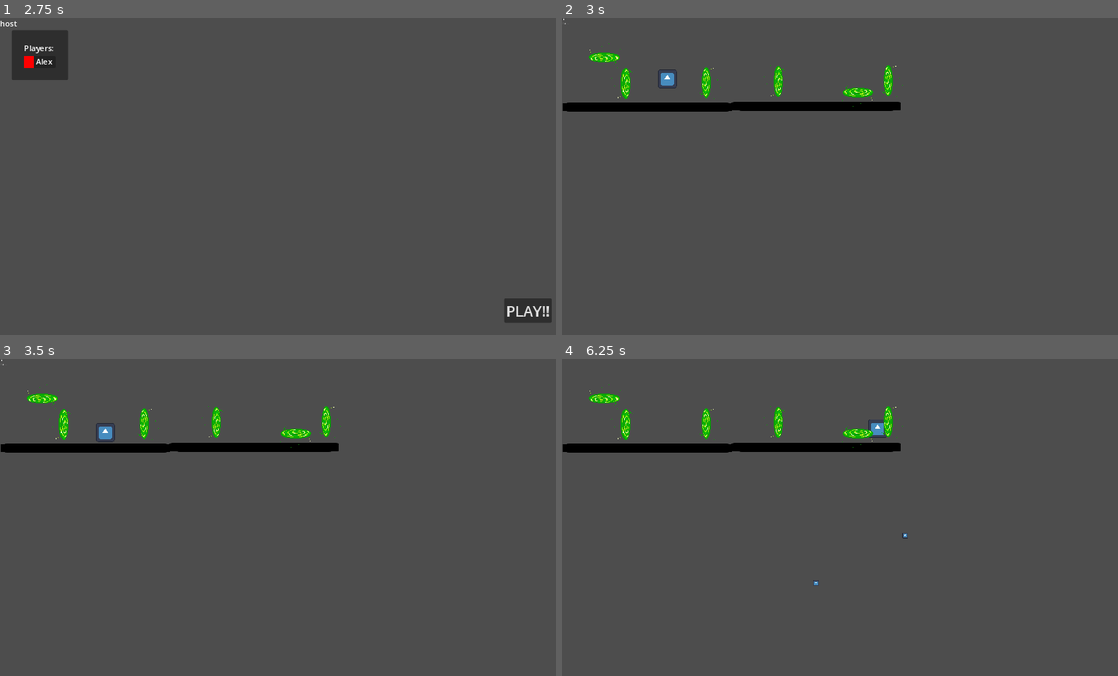
Above: before the commit, frames 1-4 (two rows, left to right).
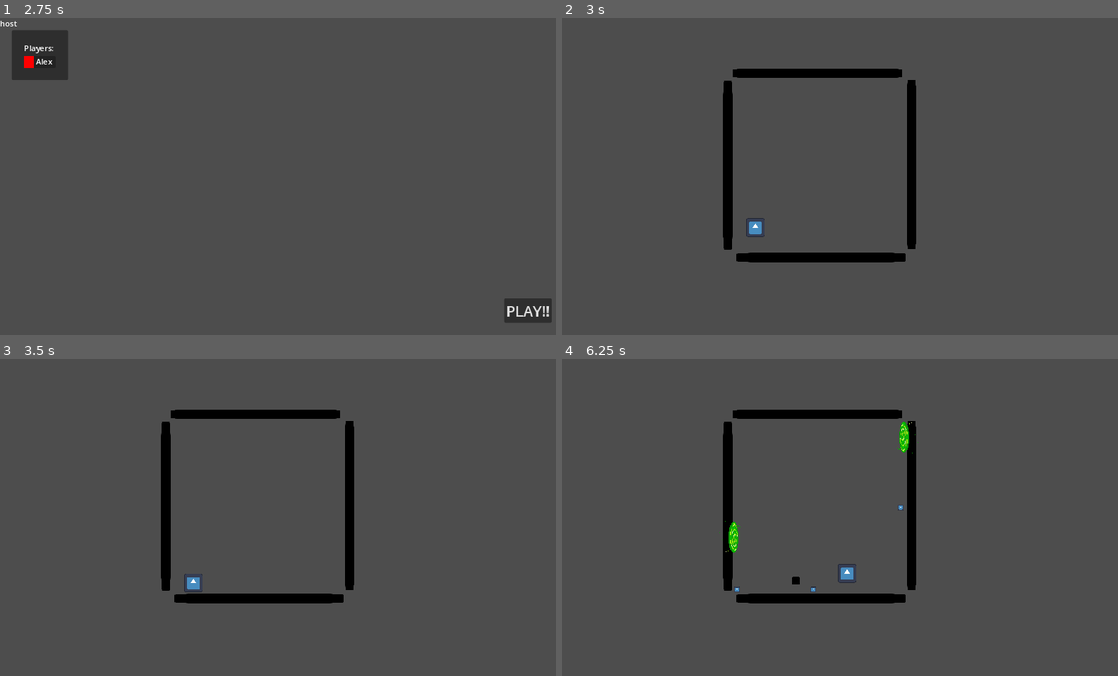
Above: after the commit, the same moments.

Repository: letoro99/CC5409-Taller-Multi
Game: Godot game, scene res://scenes/mainScreen.tscn
The game is run twice, just before and just after one commit, with the same random seed, the same clock (stepped at 60 frames per second) and the same inputs. The engine's default icon, where the game draws it, is replaced by a stand-in: a white triangle on a blue panel in a dark square.
Inputs (mouse positions are in pixels of both pictures, inside the frame that each line leads up to):
- Up to frame 1 (2.75 s): click "PLAY" at 0.5 s; click (283, 157) at 1.27 s; type "Alex" at 1.35 s; click "HOST" at 2 s
- Up to frame 2 (3 s): click "PLAY!!" at 2.75 s
- Up to frame 3 (3.5 s): no input
- Up to frame 4 (6.25 s): move the mouse to (967, 501) at 3.52 s; hold D (move_right) 3.53-5.03 s; click (967, 501) at 3.6 s; tap W (jump) at 3.77, 4.52, 6.02 s; right-click (967, 501) at 3.8 s; move the mouse to (728, 533) at 4.27 s; right-click (728, 533) at 4.35 s; click (728, 533) at 4.55 s; move the mouse to (901, 447) at 5.02 s; hold A (move_left) 5.03-5.78 s; click (901, 447) at 5.1 s; right-click (901, 447) at 5.3 s; move the mouse to (817, 580) at 5.77 s; hold D (move_right) from 5.78 s (still down); right-click (817, 580) at 5.85 s; click (817, 580) at 6.05 s

Frame 1 is identical in both runs. In frame 2, 6.2% of the frame differs, in the area x 0-64%, y 0-78%; in frame 3, 6.2%; in frame 4, 6.5%, in the area x 0-65%, y 8-78%.
Error before the commit: Cannot call method 'get_unique_id' on a null value. (res://scenes/menus/lobbyScreen.gd:111)
Error after the commit: Cannot call method 'get_unique_id' on a null value. (res://scenes/menus/lobbyScreen.gd:110)

Commit message:
add functions to multiplayer communication and edit main scene

Diff:
--- a/project.godot
+++ b/project.godot
@@ -46,6 +46,11 @@
 "events": [Object(InputEventMouseButton,"resource_local_to_scene":false,"resource_name":"","device":-1,"window_id":0,"a …(241 unchanged characters)…
 ]
 }
+alt_shoot={
+"deadzone": 0.5,
+"events": [Object(InputEventMouseButton,"resource_local_to_scene":false,"resource_name":"","device":-1,"window_id":0,"alt_pressed":false,"shift_pressed":false,"ctrl_pressed":false,"meta_pressed":false,"button_mask":2,"position":Vector2(94, 16),"global_position":Vector2(98, 59),"factor":1.0,"button_index":2,"pressed":true,"double_click":false,"script":null)
+]
+}
 
 [rendering]
 
--- a/scenes/game/characters/character.gd
+++ b/scenes/game/characters/character.gd
@@ -7,18 +7,53 @@
 const ACCELERATION = 35
 const DECELERATION = 2
 var gravity = ProjectSettings.get_setting("physics/2d/default_gravity")
+@onready var portalsList = $Portals
 
 # RigidBody2D node for testing REMOVE IN THE FUTURE
-@onready var bola = preload("res://scenes/game/portals/bola.tscn")
+@export var bola : PackedScene
+
+@export var pbullet_scene : PackedScene
+@onready var pbullet : PBullet
 
 # Character Variable
 var directionMove : Vector2
 var angleVelocity : float = 0.0
 var initialPosition : Vector2
+var nextPortal : int = 0
 
 func _ready():
 	Debug.print(name)
 	set_multiplayer_authority(name.to_int())
+
+
+# ONLY FOR TEST RIGIDBODIES
+# DELETE WHEN PROPRS ARE CREATED
+func test_bola():
+	var element = bola.instantiate()
+	element.global_position = get_global_mouse_position()
+	get_tree().root.get_node("main").add_child(element)
+
+func test_bullet():
+	if pbullet == null:
+		pbullet = get_tree().root.get_node("main").get_node("Pbullets/pb_" + str(multiplayer.get_unique_id()))
+
+	# Modify player's pbullet
+	pbullet.global_position = global_position
+	pbullet.direction = (get_global_mouse_position() - global_position).normalized()
+	pbullet.portal = portalsList.get_child(nextPortal)
+	pbullet.speed = 25
+
+	# Send info of player's bullet
+	pbullet.rpc("send_info", {
+		"position" : pbullet.position,
+		"direction" : pbullet.direction,
+		"speed" : pbullet.speed,
+		"portal" : nextPortal,
+		"player" : name
+	})
+
+	# Change to next portal
+	nextPortal = 1 - nextPortal
 
 func _handle_movement_input() -> void:
 	directionMove = Vector2.ZERO
@@ -32,13 +67,13 @@
 		directionMove += Vector2.UP
 
 	if Input.is_action_just_pressed("shoot"):
-		var element = bola.instantiate()
-		element.global_position = get_global_mouse_position()
-		get_tree().root.get_node("main").add_child(element)
+		test_bullet()
+
+	if Input.is_action_just_pressed("alt_shoot"):
+		test_bola()
 
 func _handle_inputs() -> void:
-	if is_multiplayer_authority():
-		_handle_movement_input()
+	_handle_movement_input()
 
 func transportate(in_portal: Portal, out_portal: Portal):
 	global_position = out_portal.global_position
@@ -48,7 +83,6 @@
 
 func _physics_process(delta):
 	if is_multiplayer_authority():
-		print(self.global_position)
 		_handle_inputs()
 
 		# Add the gravity.
@@ -75,7 +109,7 @@
 
 		move_and_slide()
 
-		rpc("send_position",  self.global_position)
+		rpc("send_position",  global_position)
 
 @rpc("unreliable_ordered")
 func send_position(vector: Vector2) -> void:
--- a/scenes/game/characters/character.tscn
+++ b/scenes/game/characters/character.tscn
@@ -1,7 +1,10 @@
-[gd_scene load_steps=4 format=3 uid="uid://cgmsb2w2b8xoq"]
+[gd_scene load_steps=7 format=3 uid="uid://cgmsb2w2b8xoq"]
 
 [ext_resource type="Script" path="res://scenes/game/characters/character.gd" id="1_d68wb"]
 [ext_resource type="Texture2D" uid="uid://28o033rodqwi" path="res://icon.svg" id="2_dt56q"]
+[ext_resource type="PackedScene" uid="uid://c05fn1pe3drb6" path="res://scenes/game/portals/bola.tscn" id="2_uyhxu"]
+[ext_resource type="PackedScene" uid="uid://b3oi57wa1ynk4" path="res://scenes/game/portals/portal_bullet.tscn" id="2_xj5l1"]
+[ext_resource type="PackedScene" uid="uid://v607igbkkayu" path="res://scenes/game/portals/portal.tscn" id="3_obkg6"]
 
 [sub_resource type="CapsuleShape2D" id="CapsuleShape2D_phuia"]
 radius = 54.0
@@ -9,9 +12,19 @@
 
 [node name="character" type="CharacterBody2D"]
 script = ExtResource("1_d68wb")
+bola = ExtResource("2_uyhxu")
+pbullet_scene = ExtResource("2_xj5l1")
 
 [node name="Sprite2D" type="Sprite2D" parent="."]
 texture = ExtResource("2_dt56q")
 
 [node name="CollisionShape2D" type="CollisionShape2D" parent="."]
 shape = SubResource("CapsuleShape2D_phuia")
+
+[node name="Portals" type="Node" parent="."]
+
+[node name="portal" parent="Portals" node_paths=PackedStringArray("another_portal") instance=ExtResource("3_obkg6")]
+another_portal = NodePath("../portal2")
+
+[node name="portal2" parent="Portals" node_paths=PackedStringArray("another_portal") instance=ExtResource("3_obkg6")]
+another_portal = NodePath("../portal")
--- /dev/null
+++ b/scenes/game/floor.gd
@@ -0,0 +1,20 @@
+extends StaticBody2D
+
+# FLOOR TO TEST PORTALS INSTANTIATIONS
+@onready var area_2d = $Area2D
+@export var normal_floor : Vector2
+var rotation_angle : float
+@export var portal_scene : PackedScene
+
+# Called when the node enters the scene tree for the first time.
+func _ready():
+	rotation_angle = Vector2.RIGHT.angle_to(normal_floor)
+	area_2d.area_entered.connect(on_area2d_enter)
+
+func on_area2d_enter(area: Area2D):
+	if area is PBullet:
+		area.create_portal(normal_floor)
+
+# Called every frame. 'delta' is the elapsed time since the previous frame.
+func _process(_delta: float) -> void:
+	pass
--- /dev/null
+++ b/scenes/game/floor.tscn
@@ -0,0 +1,28 @@
+[gd_scene load_steps=5 format=3 uid="uid://lbin2tgikqkk"]
+
+[ext_resource type="Script" path="res://scenes/game/floor.gd" id="1_p3bcw"]
+[ext_resource type="PackedScene" uid="uid://v607igbkkayu" path="res://scenes/game/portals/portal.tscn" id="2_7tm8n"]
+[ext_resource type="Texture2D" uid="uid://28o033rodqwi" path="res://icon.svg" id="2_oa0il"]
+
+[sub_resource type="RectangleShape2D" id="RectangleShape2D_mv8ea"]
+size = Vector2(1159, 74)
+
+[node name="Muro" type="StaticBody2D"]
+collision_layer = 3
+collision_mask = 3
+script = ExtResource("1_p3bcw")
+portal_scene = ExtResource("2_7tm8n")
+metadata/_edit_group_ = true
+
+[node name="CollisionShape2D" type="CollisionShape2D" parent="."]
+shape = SubResource("RectangleShape2D_mv8ea")
+
+[node name="Sprite2D" type="Sprite2D" parent="."]
+modulate = Color(0, 0, 0, 1)
+scale = Vector2(9, 0.5)
+texture = ExtResource("2_oa0il")
+
+[node name="Area2D" type="Area2D" parent="."]
+
+[node name="CollisionShape2D" type="CollisionShape2D" parent="Area2D"]
+shape = SubResource("RectangleShape2D_mv8ea")
--- a/scenes/game/main.gd
+++ b/scenes/game/main.gd
@@ -1,17 +1,30 @@
 extends Node2D
 
 @export var _player_scene : PackedScene
+@export var _bullet_scene : PackedScene
 @onready var _players = $Players
 @onready var _spawners = $Spawner
+@onready var _pbullets = $Pbullets
 
 # Called when the node enters the scene tree for the first time.
 func _ready():
 	if is_multiplayer_authority():
+		print("initialization game")
 		Game._players.sort()
 		for i in Game._players.size():
 			var id = Game._players[i]
 			var player : Character = _player_scene.instantiate()
+			var pbullet : PBullet = _bullet_scene.instantiate()
+			var spawner = _spawners.get_child(i)
 			player.name = str(id)
-			var spawner = _spawners.get_child(i)
 			player.global_position = spawner.global_position
-			_players.add_child(player)
+			pbullet.name = ("pb_" + str(id))
+			_pbullets.add_child(pbullet)
+			_players.add_child(player, true)
+			if id != multiplayer.get_unique_id():
+				rpc_id(id, "send_info", { "position" : player.position})
+
+
+@rpc("reliable")
+func send_info(dic: Dictionary) -> void:
+	_players.get_node(str(multiplayer.get_unique_id())).global_position = dic.position
--- a/scenes/game/main.tscn
+++ b/scenes/game/main.tscn
@@ -1,96 +1,61 @@
-[gd_scene load_steps=6 format=3 uid="uid://db2u68ln3gbvr"]
+[gd_scene load_steps=5 format=3 uid="uid://db2u68ln3gbvr"]
 
-[ext_resource type="Texture2D" uid="uid://28o033rodqwi" path="res://icon.svg" id="1_rb0hy"]
 [ext_resource type="Script" path="res://scenes/game/main.gd" id="1_v2exs"]
 [ext_resource type="PackedScene" uid="uid://cgmsb2w2b8xoq" path="res://scenes/game/characters/character.tscn" id="2_x0e3i"]
-[ext_resource type="PackedScene" uid="uid://v607igbkkayu" path="res://scenes/game/portals/portal.tscn" id="3_va0dv"]
-
-[sub_resource type="RectangleShape2D" id="RectangleShape2D_mv8ea"]
-size = Vector2(1159, 74)
+[ext_resource type="PackedScene" uid="uid://lbin2tgikqkk" path="res://scenes/game/floor.tscn" id="3_emfaq"]
+[ext_resource type="PackedScene" uid="uid://b3oi57wa1ynk4" path="res://scenes/game/portals/portal_bullet.tscn" id="3_icct6"]
 
 [node name="main" type="Node2D"]
 script = ExtResource("1_v2exs")
 _player_scene = ExtResource("2_x0e3i")
+_bullet_scene = ExtResource("3_icct6")
 
-[node name="StaticBody2D4" type="StaticBody2D" parent="."]
-position = Vector2(1723, 604)
-metadata/_edit_group_ = true
+[node name="Muro1" parent="." instance=ExtResource("3_emfaq")]
+position = Vector2(1824, 515)
+normal_floor = Vector2(0, 1)
 
-[node name="CollisionShape2D" type="CollisionShape2D" parent="StaticBody2D4"]
-shape = SubResource("RectangleShape2D_mv8ea")
+[node name="Muro2" parent="." instance=ExtResource("3_emfaq")]
+position = Vector2(1212, 1143)
+rotation = 1.5708
+normal_floor = Vector2(1, 0)
 
-[node name="Sprite2D" type="Sprite2D" parent="StaticBody2D4"]
-modulate = Color(0, 0, 0, 1)
-scale = Vector2(9, 0.5)
-texture = ExtResource("1_rb0hy")
+[node name="Muro3" parent="." instance=ExtResource("3_emfaq")]
+position = Vector2(1848, 1770)
+normal_floor = Vector2(0, -1)
 
-[node name="StaticBody2D" type="StaticBody2D" parent="."]
-position = Vector2(576, 610)
-metadata/_edit_group_ = true
+[node name="Muro4" parent="." instance=ExtResource("3_emfaq")]
+position = Vector2(2462, 1137)
+rotation = 1.5708
+normal_floor = Vector2(-1, 0)
 
-[node name="CollisionShape2D" type="CollisionShape2D" parent="StaticBody2D"]
-shape = SubResource("RectangleShape2D_mv8ea")
-
-[node name="Sprite2D" type="Sprite2D" parent="StaticBody2D"]
-modulate = Color(0, 0, 0, 1)
-scale = Vector2(9, 0.5)
-texture = ExtResource("1_rb0hy")
+[node name="Pbullets" type="Node2D" parent="."]
 
 [node name="Players" type="Node2D" parent="."]
 
 [node name="Spawner" type="Node2D" parent="."]
 
 [node name="1stSpawner" type="Marker2D" parent="Spawner"]
-position = Vector2(710, 403)
+position = Vector2(1400, 1551)
 
 [node name="2ndSpawner" type="Marker2D" parent="Spawner"]
-position = Vector2(1681, 390)
+position = Vector2(2230, 1572)
+
+[node name="3rdSpawner2" type="Marker2D" parent="Spawner"]
+position = Vector2(1683, 1553)
+
+[node name="4thSpawn" type="Marker2D" parent="Spawner"]
+position = Vector2(2029, 1561)
 
 [node name="MultiplayerSpawner" type="MultiplayerSpawner" parent="."]
 _spawnable_scenes = PackedStringArray("res://scenes/game/characters/character.tscn")
 spawn_path = NodePath("../Players")
+spawn_limit = 4
 
-[node name="Portals" type="Node" parent="."]
-
-[node name="portal" parent="Portals" node_paths=PackedStringArray("another_portal") instance=ExtResource("3_va0dv")]
-position = Vector2(428, 448)
-another_portal = NodePath("../portal2")
-metadata/_edit_group_ = true
-
-[node name="portal2" parent="Portals" node_paths=PackedStringArray("another_portal") instance=ExtResource("3_va0dv")]
-position = Vector2(280, 274)
-rotation = 1.5708
-another_portal = NodePath("../portal")
-normal_portal = Vector2(0, 1)
-metadata/_edit_group_ = true
-
-[node name="portal3" parent="Portals" node_paths=PackedStringArray("another_portal") instance=ExtResource("3_va0dv")]
-position = Vector2(2211, 431)
-rotation = 3.14159
-another_portal = NodePath("../portal4")
-normal_portal = Vector2(-1, 0)
-metadata/_edit_group_ = true
-
-[node name="portal4" parent="Portals" node_paths=PackedStringArray("another_portal") instance=ExtResource("3_va0dv")]
-position = Vector2(2007, 509)
-rotation = -1.5708
-another_portal = NodePath("../portal3")
-normal_portal = Vector2(0, -1)
-metadata/_edit_group_ = true
-
-[node name="portal5" parent="Portals" node_paths=PackedStringArray("another_portal") instance=ExtResource("3_va0dv")]
-position = Vector2(972, 443)
-rotation = 3.14159
-another_portal = NodePath("../portal6")
-normal_portal = Vector2(-1, 0)
-metadata/_edit_group_ = true
-
-[node name="portal6" parent="Portals" node_paths=PackedStringArray("another_portal") instance=ExtResource("3_va0dv")]
-position = Vector2(1467, 435)
-rotation = -1.45435e-05
-another_portal = NodePath("../portal5")
-metadata/_edit_group_ = true
+[node name="MultiplayerSpawner2" type="MultiplayerSpawner" parent="."]
+_spawnable_scenes = PackedStringArray("res://scenes/game/portals/portal_bullet.tscn")
+spawn_path = NodePath("../Pbullets")
+spawn_limit = 4
 
 [node name="Camera2D" type="Camera2D" parent="."]
-position = Vector2(1913, 1083)
+position = Vector2(2004, 1218)
 zoom = Vector2(0.3, 0.3)
--- a/scenes/game/portals/portal.gd
+++ b/scenes/game/portals/portal.gd
@@ -3,7 +3,6 @@
 
 var canTeleport : bool = true
 
-@onready var raycast : RayCast2D = $RayCast2D
 @onready var sprite = $Sprite2D
 @onready var area = $Area2D
 @onready var timer = $Timer
@@ -18,7 +17,7 @@
 	canTeleport = true
 
 func on_area_body_entered(body: Node2D) -> void:
-	if canTeleport:
+	if canTeleport and (body is Character or body is Props): # Can be changed with grpous ?
 		disabling_portal()
 		another_portal.disabling_portal()
 		body.transportate(self, another_portal)
--- a/scenes/game/portals/portal.tscn
+++ b/scenes/game/portals/portal.tscn
@@ -5,15 +5,13 @@
 
 [sub_resource type="CapsuleShape2D" id="CapsuleShape2D_8xtlr"]
 radius = 14.0
-height = 164.0
+height = 200.0
 
 [node name="portal" type="Node2D"]
 script = ExtResource("1_r583i")
 
-[node name="RayCast2D" type="RayCast2D" parent="."]
-
 [node name="Sprite2D" type="Sprite2D" parent="."]
-position = Vector2(0, -20)
+rotation = -1.5708
 scale = Vector2(5, 5)
 texture = ExtResource("2_fnnle")
 hframes = 8
@@ -22,6 +20,8 @@
 [node name="Timer" type="Timer" parent="."]
 
 [node name="Area2D" type="Area2D" parent="."]
+rotation = -1.5708
 
 [node name="CollisionShape2D" type="CollisionShape2D" parent="Area2D"]
+position = Vector2(-2, 21)
 shape = SubResource("CapsuleShape2D_8xtlr")
--- /dev/null
+++ b/scenes/game/portals/portal_bullet.gd
@@ -0,0 +1,49 @@
+class_name PBullet
+extends Area2D
+
+var direction : Vector2
+var portal : Portal
+@export var speed : float = 25
+@onready var timer = $Timer
+
+# Called when the node enters the scene tree for the first time.
+func _ready():
+	timer.timeout.connect(on_timer_timeout)
+
+func on_timer_timeout():
+	queue_free()
+
+func create_portal(normal_floor: Vector2):
+	# Change position portal
+	portal.normal_portal = normal_floor
+	portal.global_position = global_position
+	portal.rotation = Vector2.UP.angle_to(normal_floor)
+
+	# Delete PBullet
+	global_position = Vector2(-1000,-1000)
+	speed = 0
+
+	rpc("send_info", {
+		"position" : global_position,
+		"direction" : Vector2.ZERO,
+		"speed" : 0,
+		"player" : null
+	})
+
+# Called every frame. 'delta' is the elapsed time since the previous frame.
+func _process(_delta: float) -> void:
+	if is_multiplayer_authority():
+		global_position += direction * speed
+		rpc("send_position", global_position)
+
+@rpc("unreliable_ordered")
+func send_position(pos: Vector2) -> void:
+	global_position = pos
+
+@rpc("reliable","any_peer")
+func send_info(info: Dictionary) -> void:
+	global_position = info.position
+	direction = info.direction
+	speed = info.speed
+	if info.player:
+		portal = get_tree().root.get_node("main/Players/" + info.player + "/Portals").get_child(info.portal)
--- /dev/null
+++ b/scenes/game/portals/portal_bullet.tscn
@@ -0,0 +1,22 @@
+[gd_scene load_steps=4 format=3 uid="uid://b3oi57wa1ynk4"]
+
+[ext_resource type="Script" path="res://scenes/game/portals/portal_bullet.gd" id="1_00cum"]
+[ext_resource type="Texture2D" uid="uid://28o033rodqwi" path="res://icon.svg" id="1_51mgo"]
+
+[sub_resource type="CircleShape2D" id="CircleShape2D_31xru"]
+radius = 30.0167
+
+[node name="portal_bullet" type="Area2D"]
+collision_layer = 3
+collision_mask = 3
+script = ExtResource("1_00cum")
+
+[node name="CollisionShape2D" type="CollisionShape2D" parent="."]
+shape = SubResource("CircleShape2D_31xru")
+
+[node name="Sprite2D" type="Sprite2D" parent="."]
+modulate = Color(0, 0, 0, 1)
+scale = Vector2(0.4, 0.4)
+texture = ExtResource("1_51mgo")
+
+[node name="Timer" type="Timer" parent="."]
--- a/scenes/menus/lobbyScreen.gd
+++ b/scenes/menus/lobbyScreen.gd
@@ -1,5 +1,4 @@
 extends MarginContainer
-
 
 const MAX_PLAYERS = 4
 const PORT = 5000
@@ -94,12 +93,12 @@
 	container.add_child(label)
 	players_list.add_child(container)
 	Game._players.append(id)
+	Game._bullets.append(id)
 
 @rpc("any_peer", "reliable")
 func send_info(info: Dictionary) -> void:
-	var color_name = info.color_name
 	var id = multiplayer.get_remote_sender_id()
-	_add_player(info.name, color_name, id)
+	_add_player(info.name, info.color_name, id)
 
 func _paint_ready(id: int) -> void:
 	for child in players_list.get_children():
--- a/scripts/Game.gd
+++ b/scripts/Game.gd
@@ -1,6 +1,7 @@
 extends Node
 
 var _players : Array = []
+var _bullets : Array = []
 var _thread = null
 
 signal upnp_completed(error)
